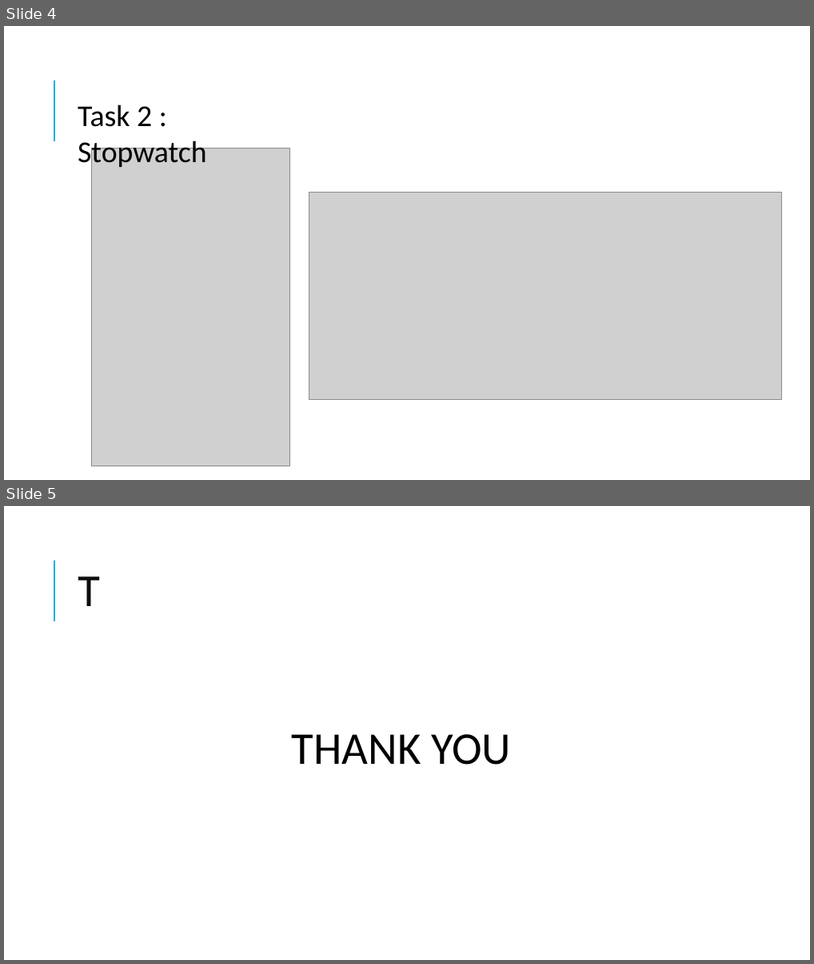
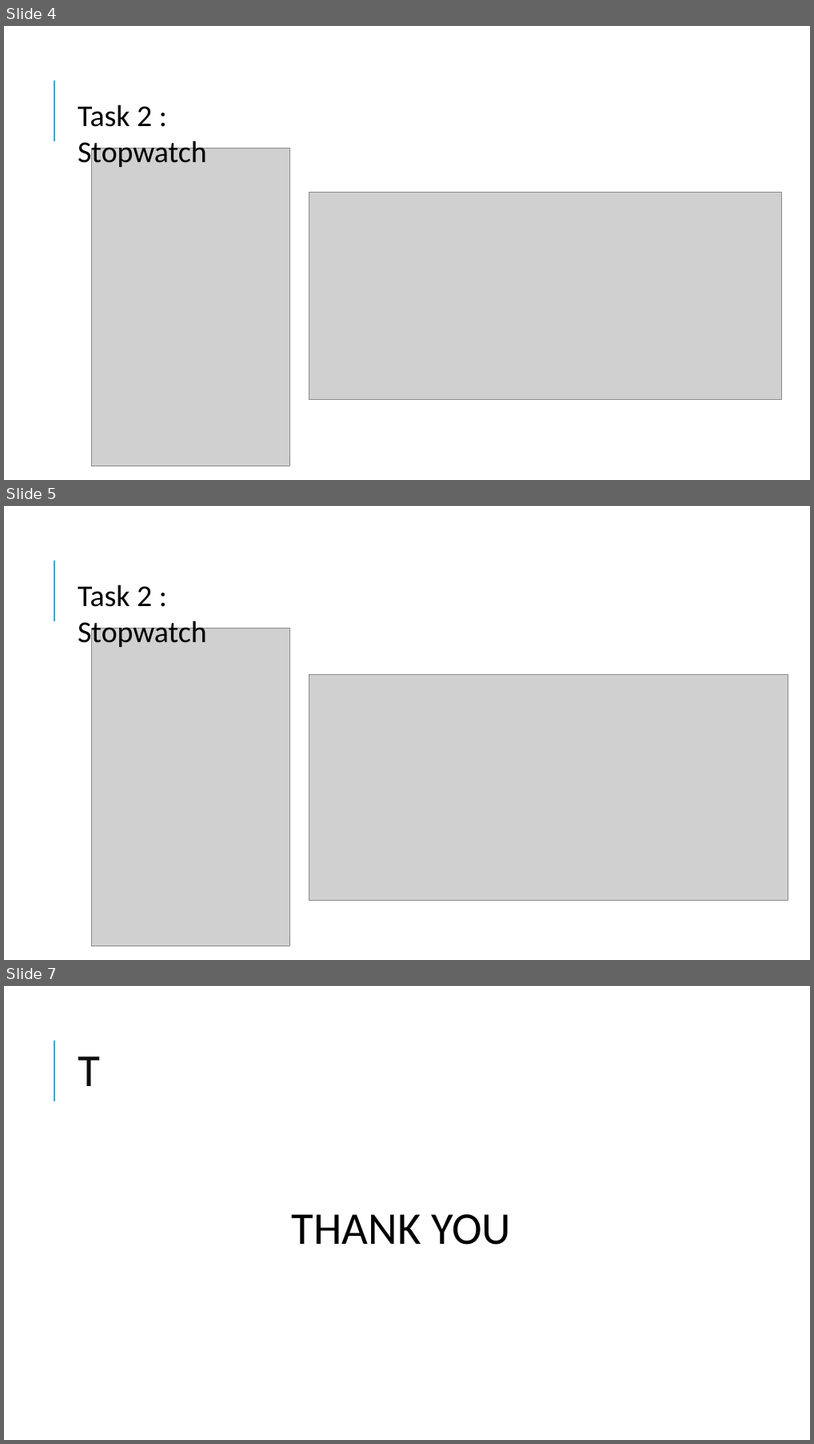
Before and after one commit to BossWT/ISEComprogLab, a slide deck: Lab5/Presentation.pptx. Shown one above the other, each under a label of ours: slides 4 and 5 before the commit, slides 4, 5 and 7 after it; the slides between them are not shown. The pictures are 814x964 and 814x1444 pixels, drawn with LibreOffice and Linux fonts; fonts in the diff are those of the drawing; grey boxes stand for pictures. Boxes give left, top, right and bottom in pixels: in the first picture for what was removed or moved away, otherwise in the second. Text is boxed around its words. In the diff, an @@ line names an element or a change of style, - is before the commit and + after.

Commit message:
Modified Presentation

```diff
--- a/Lab5/Presentation.pptx
+++ b/Lab5/Presentation.pptx
@@ slide 5 added at box(4, 506, 810, 960), background #FFFFFF; not listed: 1 template element that a slide beside it also shows @@
@@ text added at box(78, 584, 207, 650), 36 pt, text #000000 @@
+Task 2 : Stopwatch
@@ picture added at box(91, 628, 290, 946) @@
@@ picture added at box(310, 674, 789, 900) @@
@@ what was slide 5 is now slide 7 @@
```
Also in this commit, not shown: 1 other slide added.
